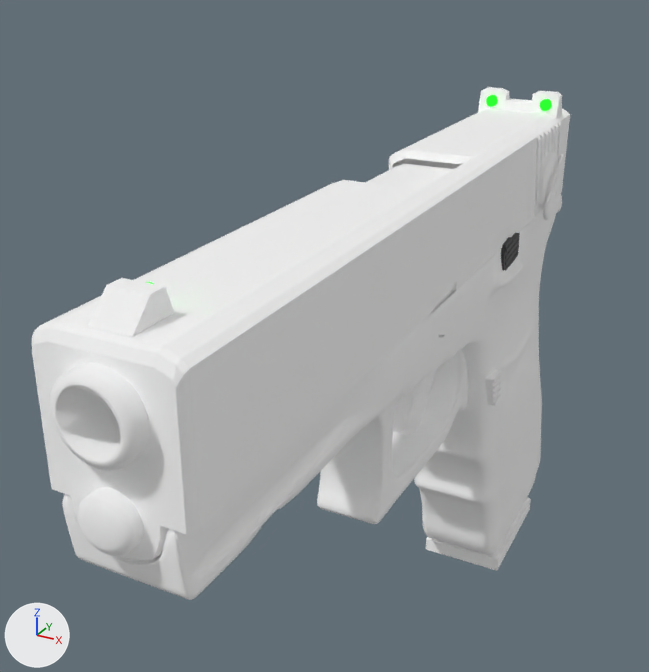
A saved change to the glTF model public/Glock18.gltf.
Before and after are seen from a 50 mm lens placed at (0.8, -3.26, 2.57), pointed at (-0.72, -0.49, 1.19). Lighting does not change. The marker at lower left points along +X, +Y and +Z. Where no turn or scale is listed for an object, it has been applied to the vertices. Vertices at the same position are counted once.

Before the edit, the objects in view are built like this:
```python
ob_cube = bpy.data.objects.new('Cube', me_mesh)
ob_cube.location = (-0.413, 0.716, 0.078)
ob_cube_001 = bpy.data.objects.new('Cube.001', me_cube_002)
ob_cube_001.location = (-0.414, 0.762, 1.666)
ob_cube_002 = bpy.data.objects.new('Cube.002', me_cube_003)
ob_cube_002.location = (-0.413, 0.756, 1.649)
ob_cube_003 = bpy.data.objects.new('Cube.003', me_cube_006)
ob_cube_003.location = (-0.407, 0.64, -0.087)
ob_cube_008 = bpy.data.objects.new('Cube.008', me_cube_012)
ob_cube_008.location = (-0.204, 0.04, 0.88)
ob_cylinder = bpy.data.objects.new('Cylinder', me_cylinder)
ob_cylinder.location = (-0.336, -2.022, 1.717)
ob_cylinder_001 = bpy.data.objects.new('Cylinder.001', me_cylinder_001)
ob_cylinder_001.location = (-0.34, -2.048, 1.468)
ob_cylinder_004 = bpy.data.objects.new('Cylinder.004', me_cylinder_005)
ob_cylinder_004.location = (-0.336, -1.942, 1.913)
ob_cylinder_016 = bpy.data.objects.new('Cylinder.016', me_cylinder_027)
ob_cylinder_016.location = (-0.212, 0.553, 1.626)
```
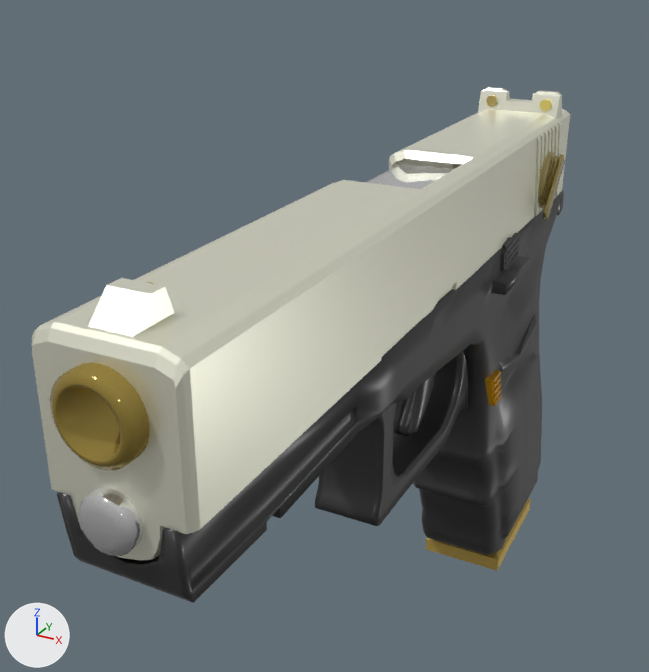
Commit message: Gun - Glock

Where the change shows, as pixel boxes (x1, y1, x2, y2) in the pictures (649 x 672 px):
'Cube.001', recoloured, surface changed (white to grey)
    both: (32, 87, 570, 560)
'Cube', recoloured, surface changed, reshaped
    before: (62, 193, 562, 600)
    after: (57, 191, 564, 603)
'Cylinder', recoloured, surface changed (white to yellow)
    both: (50, 167, 444, 471)
'Cylinder.001', surface changed, recoloured (white to grey)
    both: (78, 487, 143, 556)
'Cube.003', recoloured, surface changed (grey to yellow)
    both: (426, 498, 531, 571)
'Cube.002', surface changed, recoloured (white to grey)
    both: (366, 164, 454, 189)
'Cylinder.016', recoloured, surface changed (grey to yellow)
    both: (538, 152, 565, 220)
'Cube.008', recoloured, surface changed
    both: (484, 370, 502, 406)
'Cylinder.004', recoloured, surface changed (green to yellow)
    both: (146, 95, 552, 284)

Patch to the scene script:
```diff
--- a/public/Glock18.gltf.py
+++ b/public/Glock18.gltf.py
@@ mat_material_030 @@
 mat_material_030 = principled_material('Material.030')
-mat_material_030.base_color = (1.0, 1.0, 1.0)  # white #ffffff
-mat_material_030.metallic = 1.0
-mat_material_030.roughness = 1.0
+mat_material_030.base_color = (0.8, 0.391, 0.00674)  # yellow #e7a813
+mat_material_030.metallic = 0.424
+mat_material_030.roughness = 0.0
@@ mat_material_029 @@
 mat_material_029 = principled_material('Material.029')
-mat_material_029.base_color = (1.0, 1.0, 1.0)  # white #ffffff
-mat_material_029.metallic = 1.0
-mat_material_029.roughness = 1.0
+mat_material_029.base_color = (0.549, 0.449, 0.169)  # yellow #c4b372
+mat_material_029.metallic = 0.633
+mat_material_029.roughness = 0.0958
@@ mat_material_006 @@
 mat_material_006 = principled_material('Material.006')
-mat_material_006.base_color = (1.0, 1.0, 1.0)  # white #ffffff
+mat_material_006.base_color = (0.644, 0.462, 0.117)  # yellow #d2b560
 mat_material_006.metallic = 1.0
-mat_material_006.roughness = 1.0
+mat_material_006.roughness = 0.57
@@ mat_material_004 @@
 mat_material_004 = principled_material('Material.004')
-mat_material_004.base_color = (1.0, 1.0, 1.0)  # white #ffffff
+mat_material_004.base_color = (0.8, 0.8, 0.8)  # white #e7e7e7
 mat_material_004.metallic = 1.0
-mat_material_004.roughness = 1.0
+mat_material_004.roughness = 0.0
@@ mat_material_005 @@
 mat_material_005 = principled_material('Material.005')
-mat_material_005.base_color = (1.0, 1.0, 1.0)  # white #ffffff
-mat_material_005.metallic = 1.0
-mat_material_005.roughness = 1.0
+mat_material_005.base_color = (0.448, 0.325, 0.0719)  # yellow #b39a4c
+mat_material_005.metallic = 0.689
+mat_material_005.roughness = 0.0591
@@ mat_material_003 @@
 mat_material_003 = principled_material('Material.003')
-mat_material_003.base_color = (1.0, 1.0, 1.0)  # white #ffffff
+mat_material_003.base_color = (0.8, 0.8, 0.8)  # white #e7e7e7
 mat_material_003.metallic = 1.0
-mat_material_003.roughness = 1.0
+mat_material_003.roughness = 0.000734
@@ mat_material_002 @@
 mat_material_002 = principled_material('Material.002')
-mat_material_002.base_color = (1.0, 1.0, 1.0)  # white #ffffff
-mat_material_002.metallic = 1.0
-mat_material_002.roughness = 1.0
+mat_material_002.base_color = (1.0, 0.997, 0.832)  # white #ffffeb
+mat_material_002.metallic = 0.746
+mat_material_002.roughness = 0.364
@@ mat_material_008 @@
 mat_material_008 = principled_material('Material.008')
-mat_material_008.base_color = (0.0, 0.0, 0.0)  # black #000000
-mat_material_008.metallic = 1.0
-mat_material_008.roughness = 1.0
-mat_material_008.emission_color = (0.0195, 1.0, 0.0227)  # green #26ff2a
-mat_material_008.emission_strength = 1.44
+mat_material_008.base_color = (0.723, 0.565, 0.188)  # yellow #ddc678
+mat_material_008.metallic = 0.497
+mat_material_008.roughness = 0.15
@@ mat_material_009 @@
 mat_material_009 = principled_material('Material.009')
-mat_material_009.base_color = (0.0, 0.0, 0.0)  # black #000000
-mat_material_009.metallic = 1.0
-mat_material_009.roughness = 1.0
-mat_material_009.emission_color = (0.0195, 1.0, 0.0227)  # green #26ff2a
-mat_material_009.emission_strength = 1.44
+mat_material_009.base_color = (0.841, 0.699, 0.195)  # yellow #ecda7a
+mat_material_009.metallic = 0.819
+mat_material_009.roughness = 0.319
@@ mat_material_001 @@
 mat_material_001 = principled_material('Material.001')
-mat_material_001.base_color = (1.0, 1.0, 1.0)  # white #ffffff
-mat_material_001.metallic = 1.0
-mat_material_001.roughness = 1.0
+mat_material_001.base_color = (0.07, 0.07, 0.07)  # dark grey #4b4b4b
+mat_material_001.metallic = 0.678
+mat_material_001.roughness = 0.359
@@ me_mesh @@
-me_mesh.from_pydata(...)  # 11012 vertices, 21916 faces; spans x -0.22..0.26, y -2.81..0.43, z -0.3..1.42
+me_mesh.from_pydata(...)  # 2777 vertices, 5500 faces; spans x -0.22..0.27, y -2.82..0.44, z -0.3..1.42
+# me_mesh part 1: 189 vertices moved within x -0.2..0.24, y -2.8..0.42, z -0.3..1.42; 10167 vertices removed from x -0.22..0.26, y -2.81..0.43, z -0.3..1.42; 1932 vertices added at x -0.22..0.27, y -2.82..0.44, z -0.3..1.42
 me_mesh.materials.append(mat_material_001)
```
